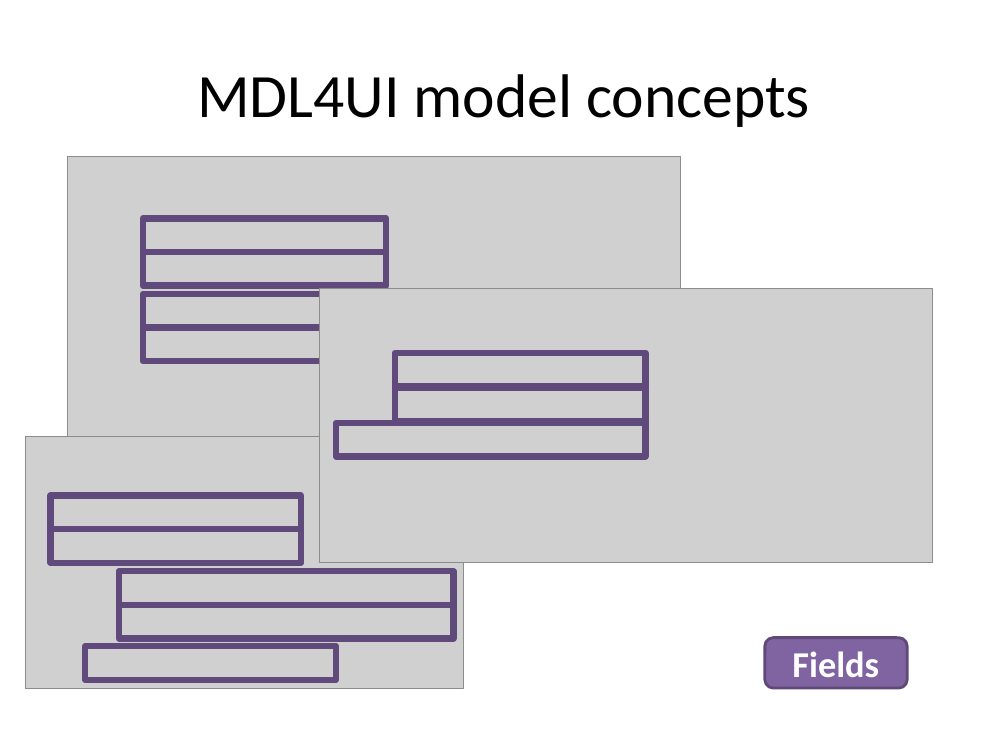
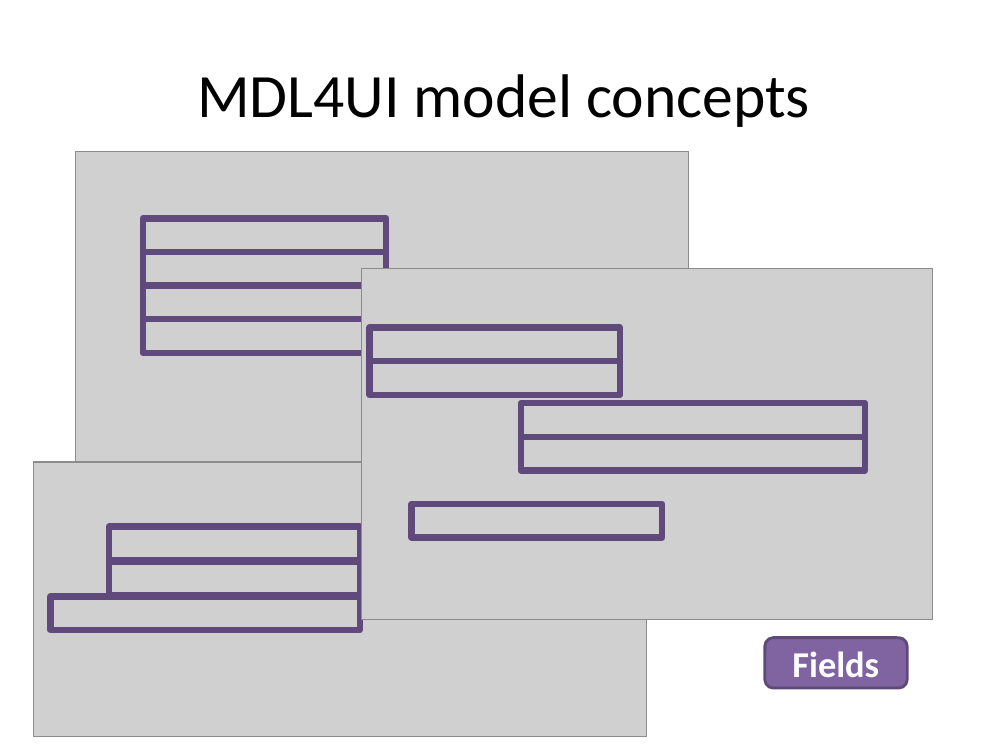
Before and after one commit to lesfurets/mdl4ui, a slide deck: slide 16 of mdl4ui-docs/mdl4ui_cg2013.pptx. Drawn at 1008x756 pixels with LibreOffice and Linux fonts; fonts in the diff are those of the drawing; grey boxes stand for pictures; background and template pictures are left out. Boxes give left, top, right and bottom in pixels: in the first picture for what was removed or moved away, otherwise in the second. Text is boxed around its words. In the diff, an @@ line names an element or a change of style, - is before the commit and + after.

Commit message:
update slides with screenshot with new group rendering

```diff
--- a/mdl4ui-docs/mdl4ui_cg2013.pptx
+++ b/mdl4ui-docs/mdl4ui_cg2013.pptx
@@ picture: place and size @@
-picture at [68, 156, 680, 467]
+picture at [76, 151, 688, 462]
@@ picture added at [361, 268, 932, 619] @@
@@ rectangle: place and size @@
-rectangle at [143, 294, 387, 328]
+rectangle at [143, 285, 387, 319]
@@ rectangle: place and size @@
-rectangle at [143, 328, 387, 361]
+rectangle at [143, 320, 387, 353]
@@ rectangle: place and size @@
-rectangle at [50, 496, 301, 529]
+rectangle at [370, 328, 621, 361]
@@ rectangle: place and size @@
-rectangle at [50, 529, 301, 562]
+rectangle at [370, 361, 621, 394]
@@ rectangle: place and size @@
-rectangle at [119, 572, 454, 605]
+rectangle at [521, 403, 866, 436]
@@ picture removed at [25, 436, 464, 688] @@
@@ rectangle: place and size @@
-rectangle at [119, 605, 454, 638]
+rectangle at [521, 436, 866, 470]
@@ 3 rectangles, 1 picture: place and size @@
-3 rectangles, 1 picture at [320, 288, 932, 562]
+3 rectangles, 1 picture at [33, 462, 646, 736]
@@ rectangle: place and size @@
-rectangle at [86, 646, 337, 679]
+rectangle at [411, 504, 662, 537]
```
Also in this commit, not shown: 4 other slides changed, 2 other files.
